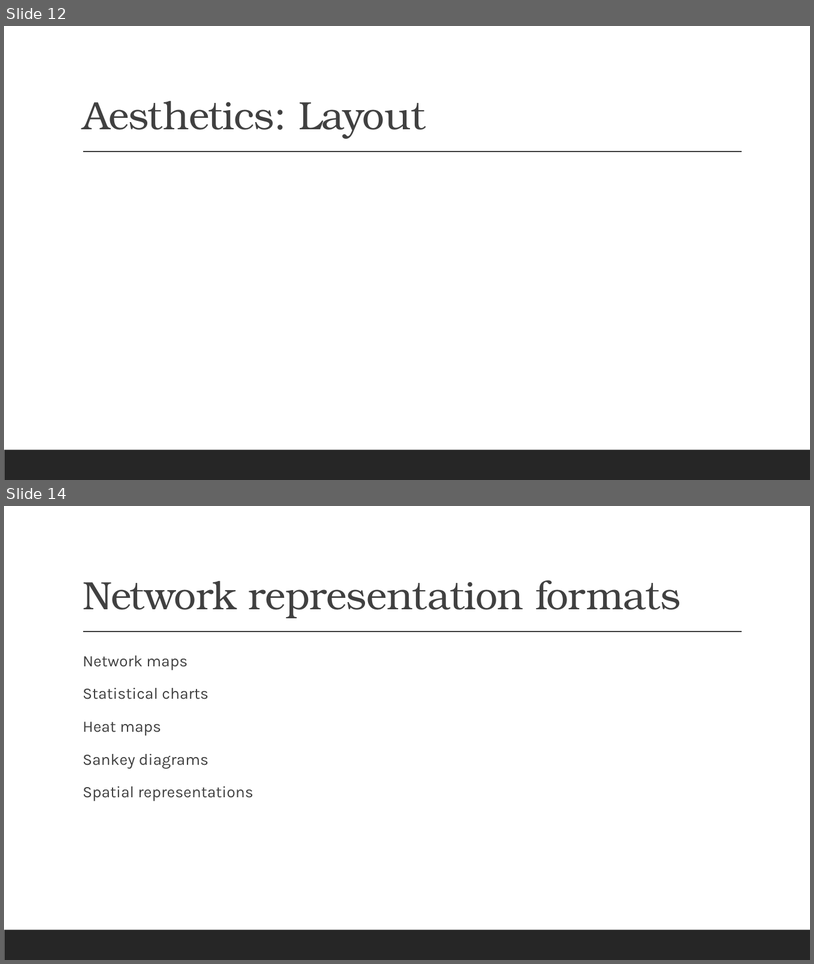
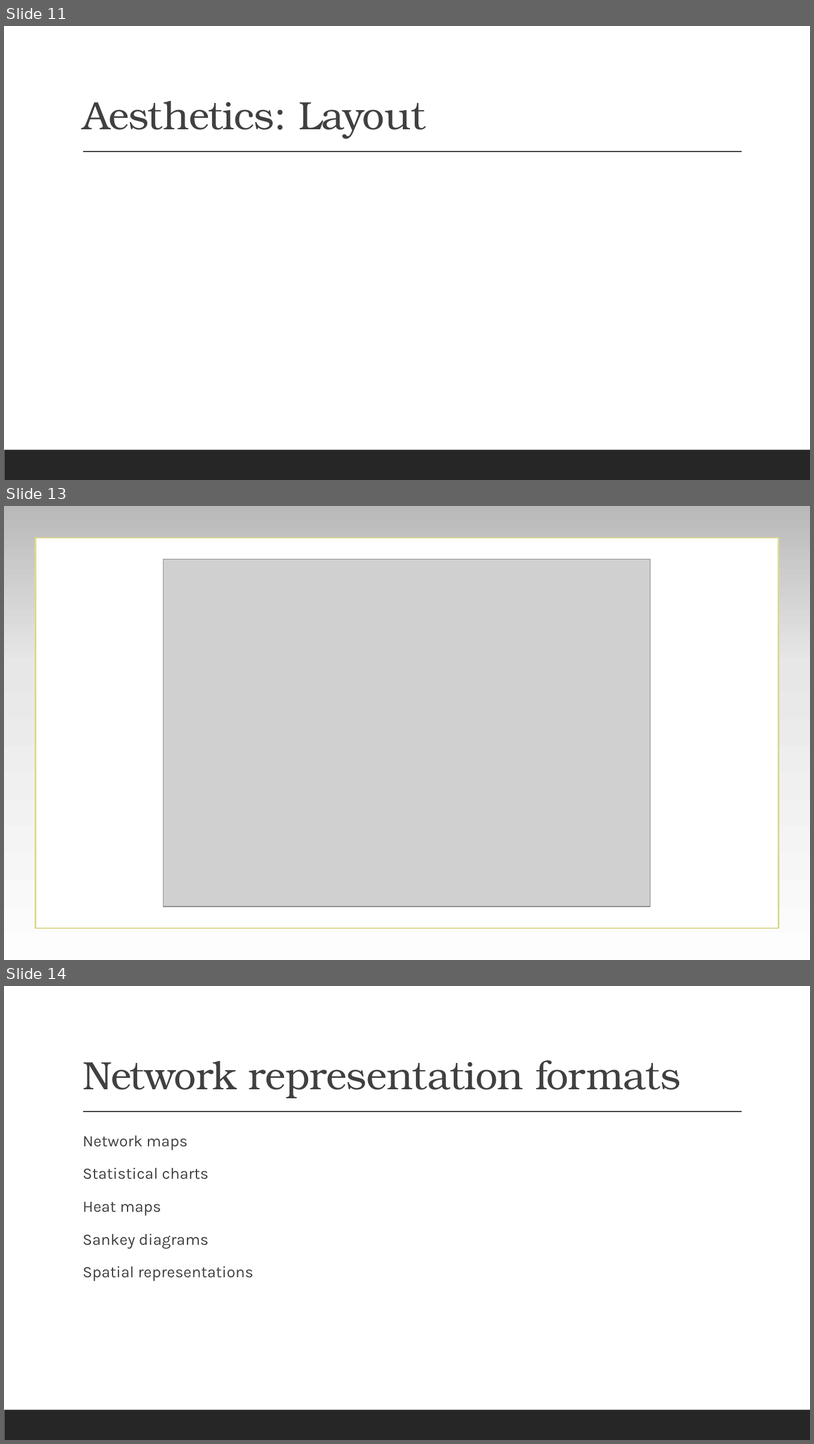
Before and after one commit to elisegia/COC, a slide deck: Day 3.pptx. Shown one above the other, each under a label of ours: slides 12 and 14 before the commit, slides 11, 13 and 14 after it; the slides between them are not shown. The pictures are 814x964 and 814x1444 pixels, drawn with LibreOffice and Linux fonts; fonts in the diff are those of the drawing; grey boxes stand for pictures. Boxes give left, top, right and bottom in pixels: in the first picture for what was removed or moved away, otherwise in the second. Text is boxed around its words. In the diff, an @@ line names an element or a change of style, - is before the commit and + after.

```diff
--- a/Day 3.pptx
+++ b/Day 3.pptx
@@ slide 13 added at (4,506,810,960), background gradient #FEFEFE to #E7E7E7 to #B9B9B9 @@
@@ rectangle added at (4,506,810,960), fill gradient #FEFEFE to #E7E7E7 to #B9B9B9 @@
@@ rectangle added at (35,538,779,928), fill #FFFFFF, outline #DDD994 1.75 pt @@
@@ picture added at (164,559,651,906) @@
@@ rectangle added at (4,930,810,960), fill #262626 @@
@@ what was slide 12 is now slide 11 @@
```
Also in this commit, not shown: 2 slides changed, 4 other slides added, 2 slides removed, 2 other files.
